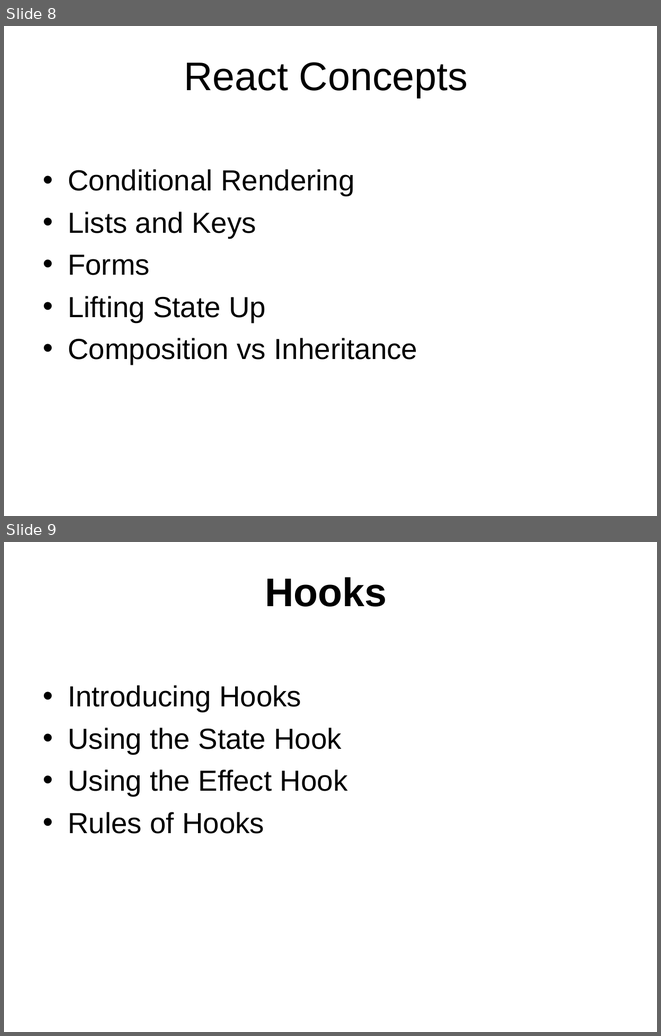
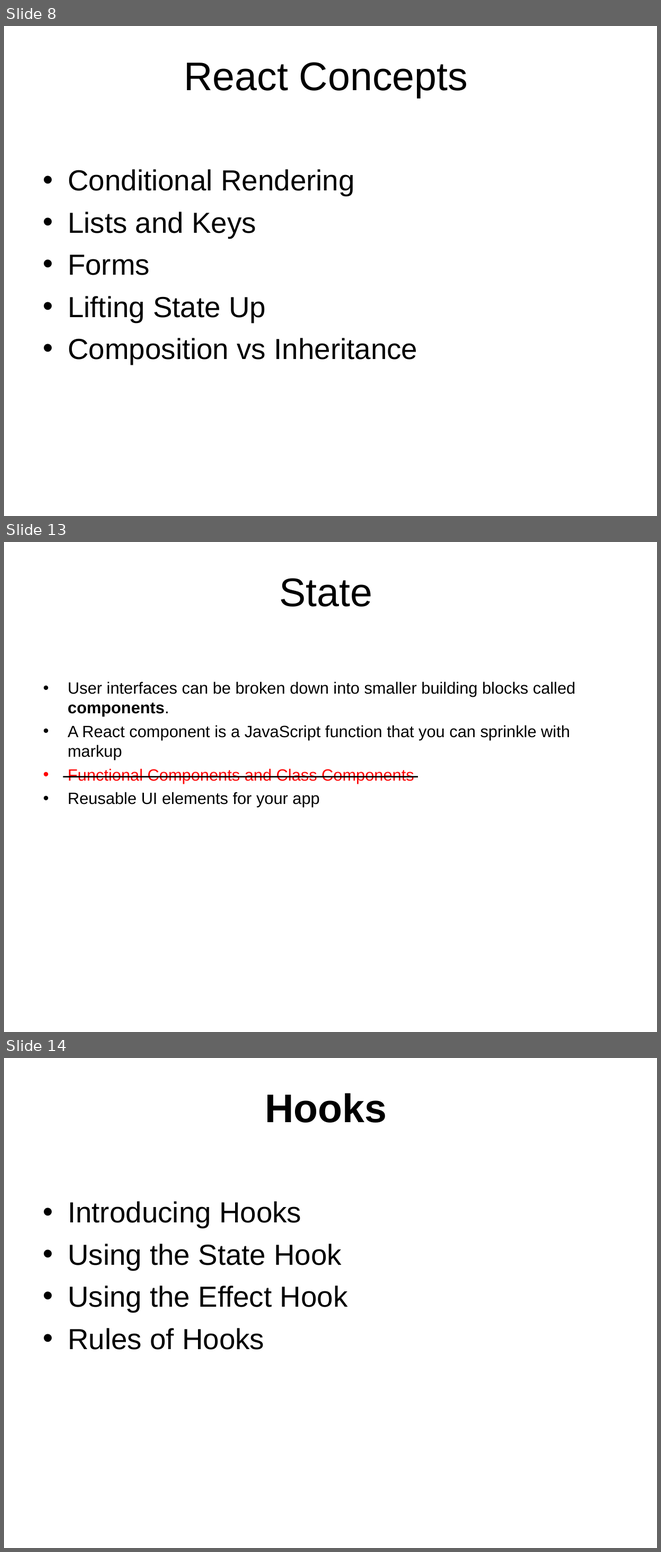
Before and after one commit to thongleclv/reactjs, a slide deck: React Overview.ppt. Shown one above the other, each under a label of ours: slides 8 and 9 before the commit, slides 8, 13 and 14 after it; the slides between them are not shown. The pictures are 661x1036 and 661x1552 pixels, drawn with LibreOffice and Linux fonts; fonts in the diff are those of the drawing; background and template pictures are left out. Boxes give left, top, right and bottom in pixels: in the first picture for what was removed or moved away, otherwise in the second. Text is boxed around its words. In the diff, an @@ line names an element or a change of style, - is before the commit and + after.

```diff
--- a/React Overview.ppt
+++ b/React Overview.ppt
@@ slide 13 added at [4, 542, 657, 1032], background picture (left out) @@
@@ title added at [280, 578, 373, 607], 44 pt, text #000000 @@
+State
@@ text added at [68, 681, 575, 807], 18 pt, text #000000 @@
+• User interfaces can be broken down into smaller building blocks called components.
+• A React component is a JavaScript function that you can sprinkle with markup
+• Functional Components and Class Components
+• Reusable UI elements for your app
@@ line added from (63, 776) to (418, 776), #000000 1.5 pt @@
@@ what was slide 9 is now slide 14 @@
```
Also in this commit, not shown: 1 slide changed, 4 other slides added, 1 other file.
